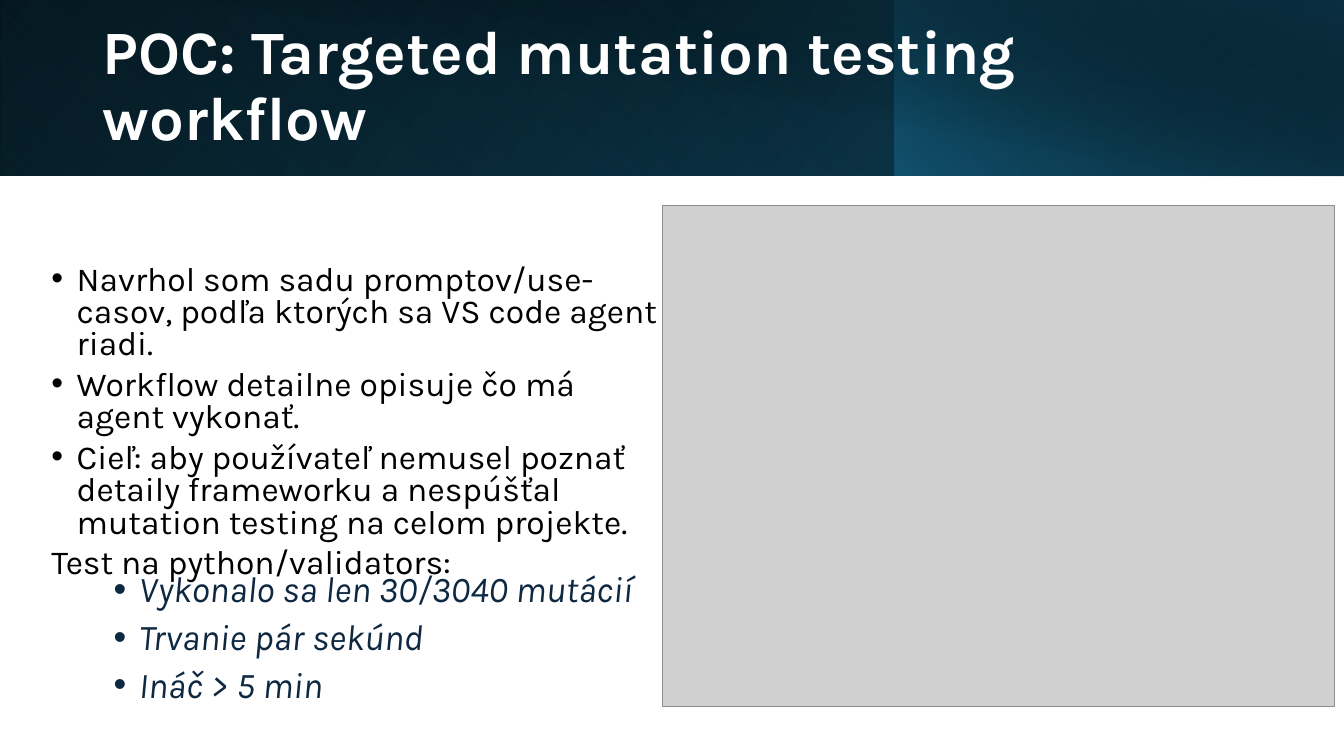
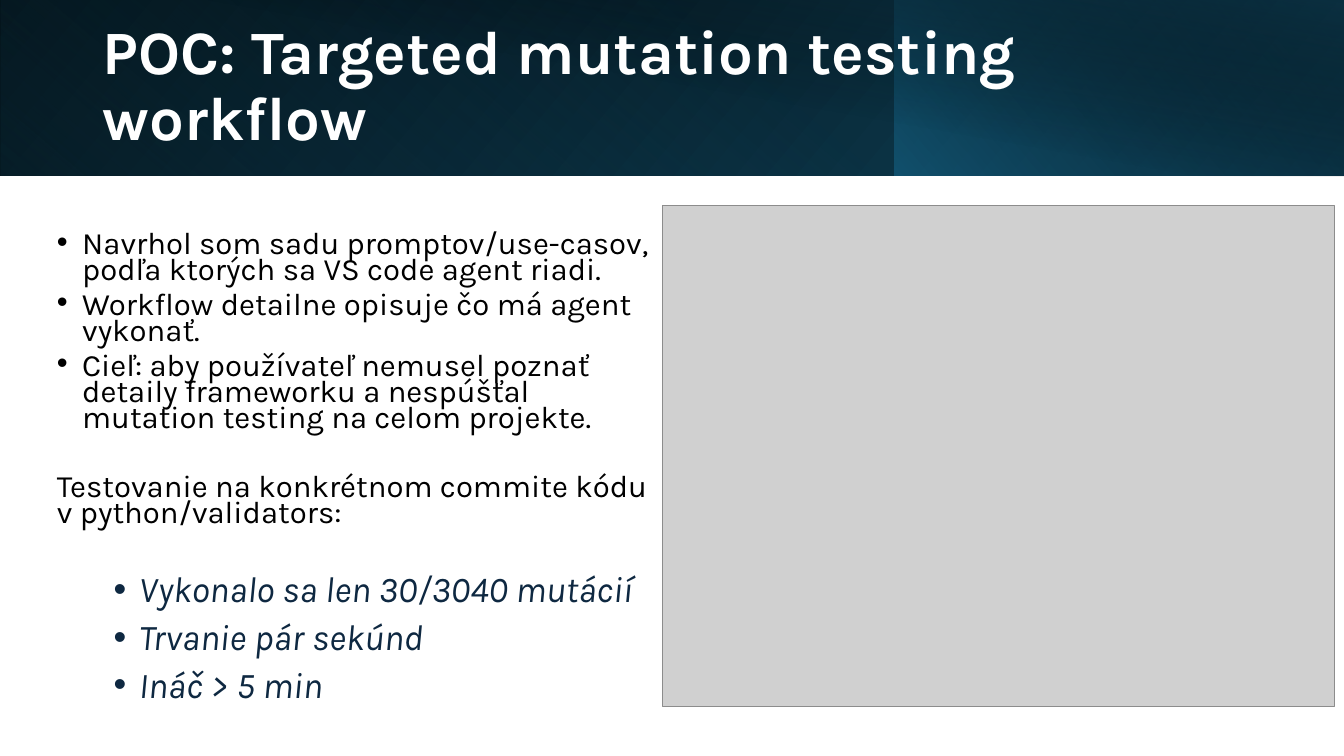
Before and after one commit to lexendo/ai-mutation-testing, a slide deck: slide 8 of docs/Prezentacia.pptx. Drawn at 1344x756 pixels with LibreOffice and Linux fonts; fonts in the diff are those of the drawing; grey boxes stand for pictures. Boxes give left, top, right and bottom in pixels: in the first picture for what was removed or moved away, otherwise in the second. Text is boxed around its words. In the diff, an @@ line names an element or a change of style, - is before the commit and + after.

```diff
--- a/docs/Prezentacia.pptx
+++ b/docs/Prezentacia.pptx
@@ text "Navrhol som sadu promptov/use-casov, podľa ...": place and size @@
-text "Navrhol som sadu promptov/use-casov, podľa ..." at (51, 266, 657, 583)
+text "Navrhol som sadu promptov/use-casov, podľa ..." at (57, 231, 649, 530)
@@ text at (82, 231, 649, 435): size 24 to 22.2 pt in "Navrhol som sadu promptov/use-casov, podľa ktorých sa ...", "Workflow detailne opisuje čo má agent vykonať.", "Cieľ: aby používateľ nemusel poznať detaily frameworku ..."; line spacing 0.8 to 0.7 @@
@@ text at (57, 473, 647, 530): text changed; size 24 to 22.2 pt @@
-Test na python/validators:
+Testovanie na konkrétnom commite kódu v python/validators:
```
Also in this commit, not shown: 1 other slide changed, 2 slides added, 1 other file.
